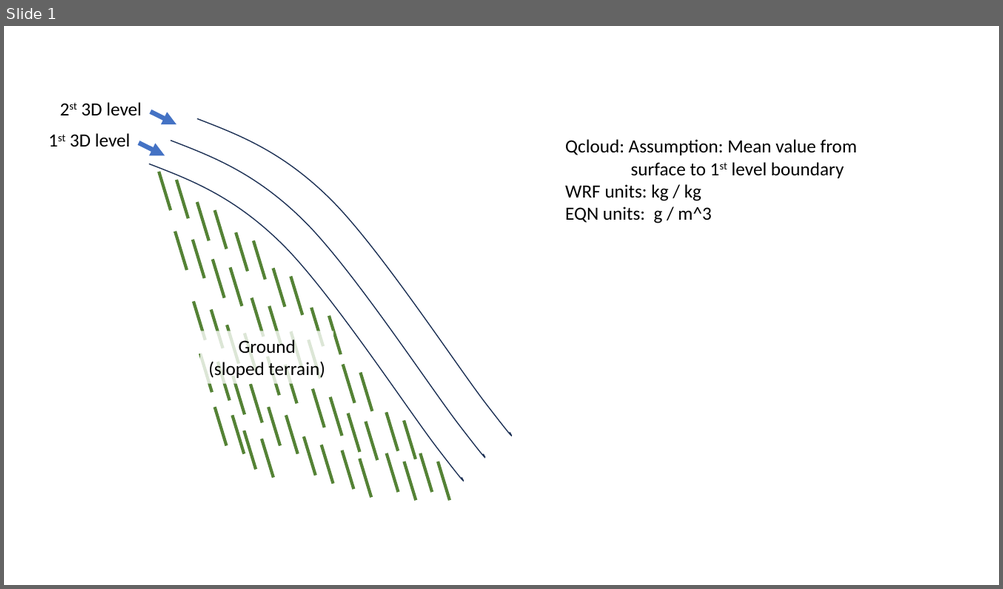
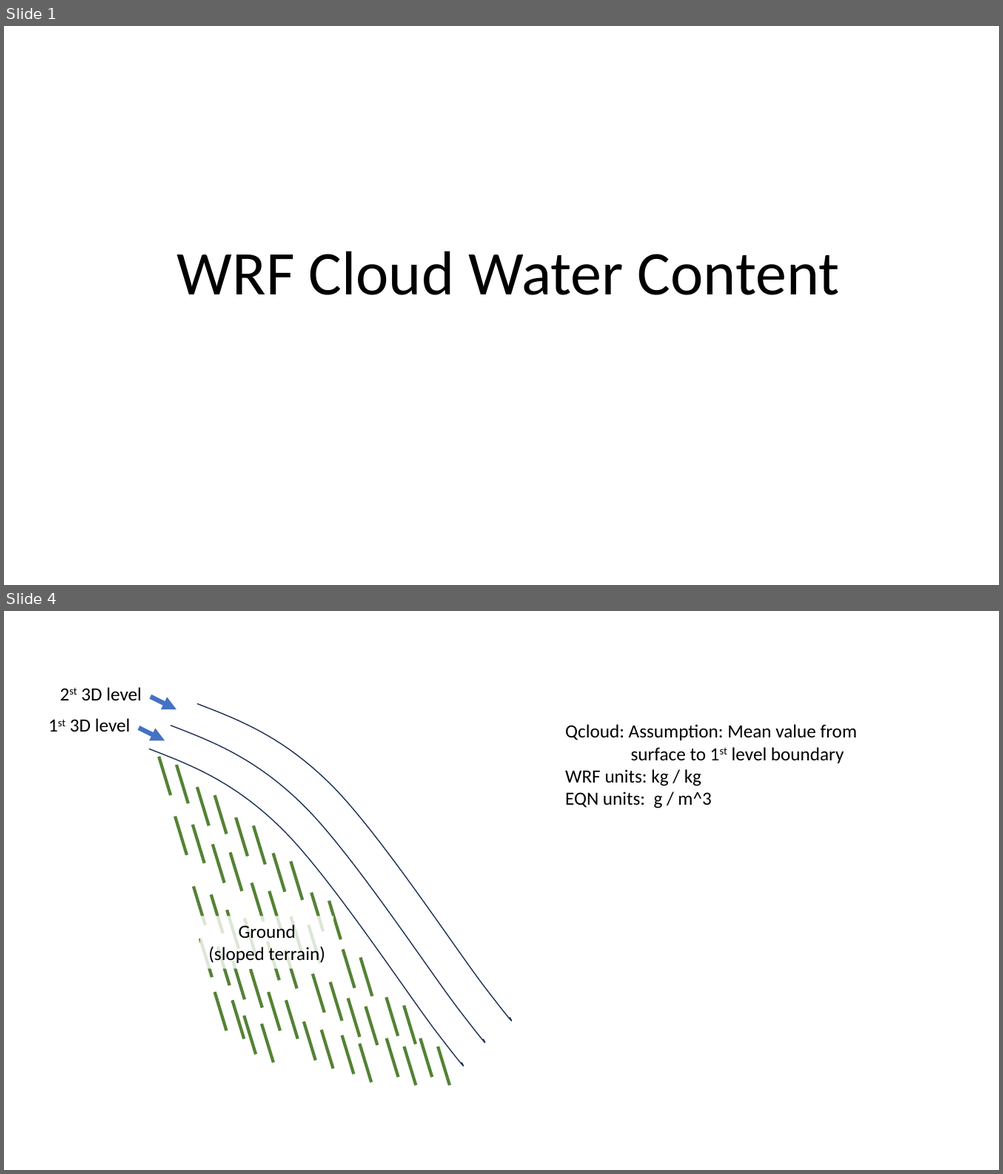
Before and after one commit to akeyel/HI_WRF, a slide deck: Progress/3D_Calcs.pptx. Shown one above the other, each under a label of ours: slide 1 before the commit, slides 1 and 4 after it; the slides between them are not shown. The pictures are 1003x589 and 1003x1174 pixels, drawn with LibreOffice and Linux fonts; fonts in the diff are those of the drawing. Boxes give left, top, right and bottom in pixels: in the first picture for what was removed or moved away, otherwise in the second. Text is boxed around its words. In the diff, an @@ line names an element or a change of style, - is before the commit and + after.

Commit message:
Progress on worked example for cloud water interception. Still some bugs to work out.

```diff
--- a/Progress/3D_Calcs.pptx
+++ b/Progress/3D_Calcs.pptx
@@ slide 1 added at box(4, 26, 999, 585), background #FFFFFF @@
@@ title added at box(177, 251, 839, 295), 60 pt, text #000000 @@
+WRF Cloud Water Content
@@ what was slide 1 is now slide 4 @@
```
Also in this commit, not shown: 12 other slides added, 1 other file.
